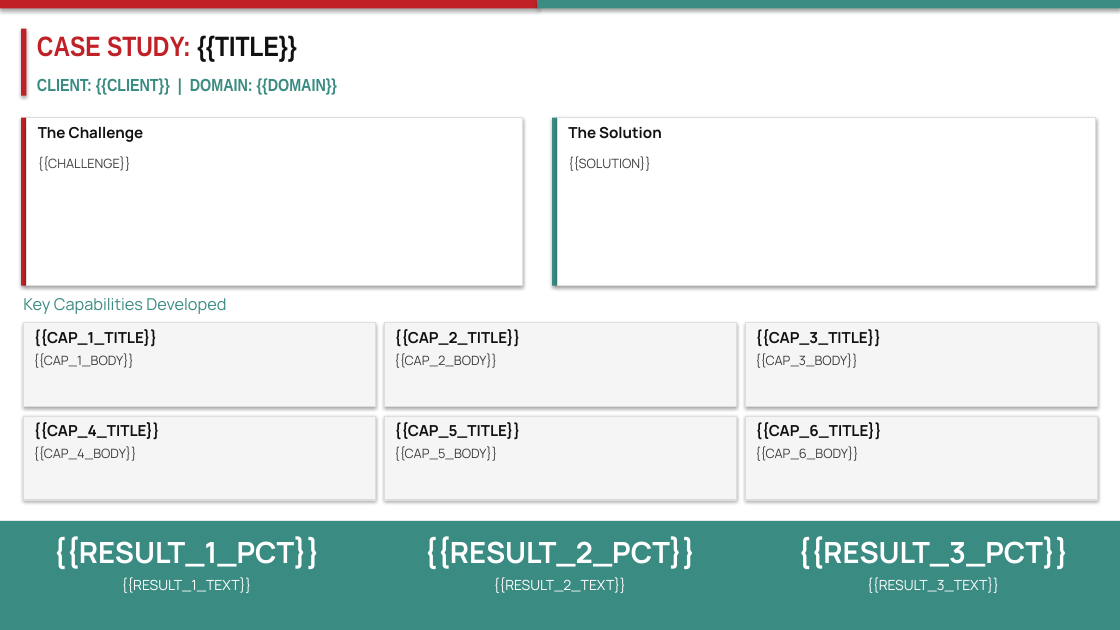
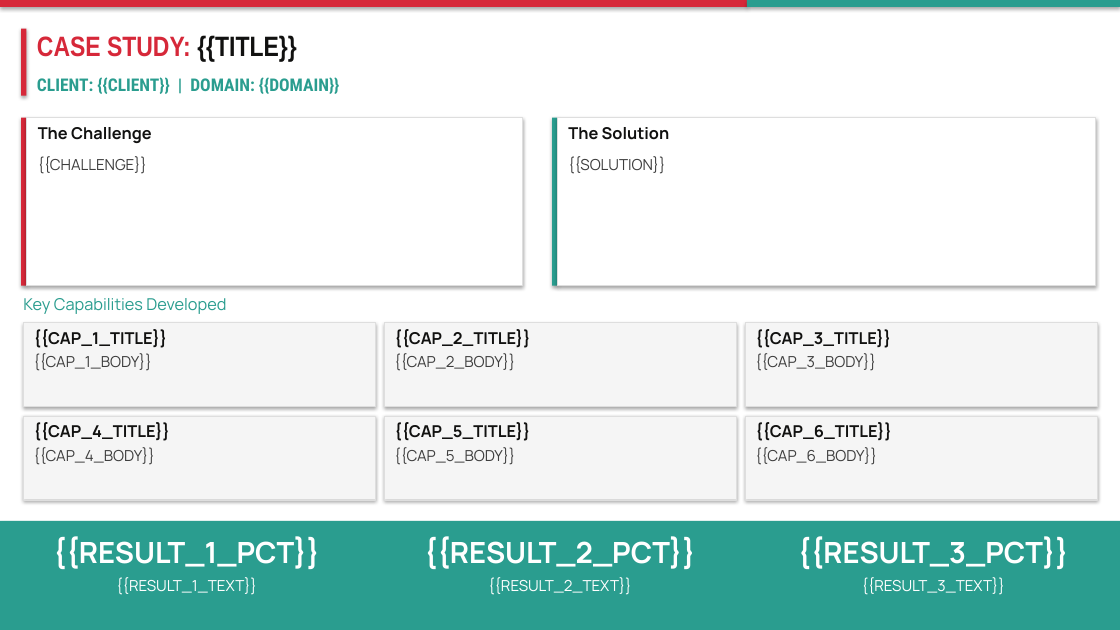
Before and after one commit to athu07/Deck-Engine, a slide deck: slide 1 of data/templates/case_study_v2.pptx. Drawn at 1120x630 pixels with LibreOffice and Linux fonts; fonts in the diff are those of the drawing. Boxes give left, top, right and bottom in pixels: in the first picture for what was removed or moved away, otherwise in the second. Text is boxed around its words. In the diff, an @@ line names an element or a change of style, - is before the commit and + after.

```diff
--- a/data/templates/case_study_v2.pptx
+++ b/data/templates/case_study_v2.pptx
@@ fill #C02026 to #D62839 in 3 elements at (21,118,27,286), (21,29,27,96), (0,0,747,7) @@
@@ rectangle: place and size @@
-rectangle at (0,0,538,8)
+rectangle at (0,0,747,7)
@@ text "CASE STUDY: {{TITLE}}" at (37,35,296,62): text colour #C02026 to #D62839 in "CASE STUDY:" @@
@@ fill #3A8B82 to #2A9D8F in 3 elements at (552,118,558,286), (0,521,1120,630), (747,0,1120,7) @@
@@ rectangle: place and size @@
-rectangle at (538,0,1120,8)
+rectangle at (747,0,1120,7)
@@ text "CLIENT: {{CLIENT}} | DOMAIN: {{DOMAIN}}" at (37,77,340,94): font Arial Narrow to Roboto Condensed, text colour #3A8B82 to #2A9D8F @@
@@ text "Key Capabilities Developed" at (23,298,226,314): text colour #3A8B82 to #2A9D8F @@
@@ size 13 to 14 pt in 8 elements at (38,127,152,143), (568,127,670,140), (34,329,168,348), (394,329,530,348), (755,329,891,348), (34,423,171,441), (394,423,530,441), (755,423,892,441) @@
@@ size 11 to 13 pt in 8 elements at (38,156,147,174), (568,156,665,174), (34,354,152,371), (394,354,515,371), (755,354,876,371), (34,447,155,465), (394,447,515,465), (755,447,877,465) @@
@@ size 12 to 13 pt in 3 elements at (116,577,257,595), (488,577,631,595), (862,577,1005,595) @@
```
Also in this commit, not shown: 18 other files.
